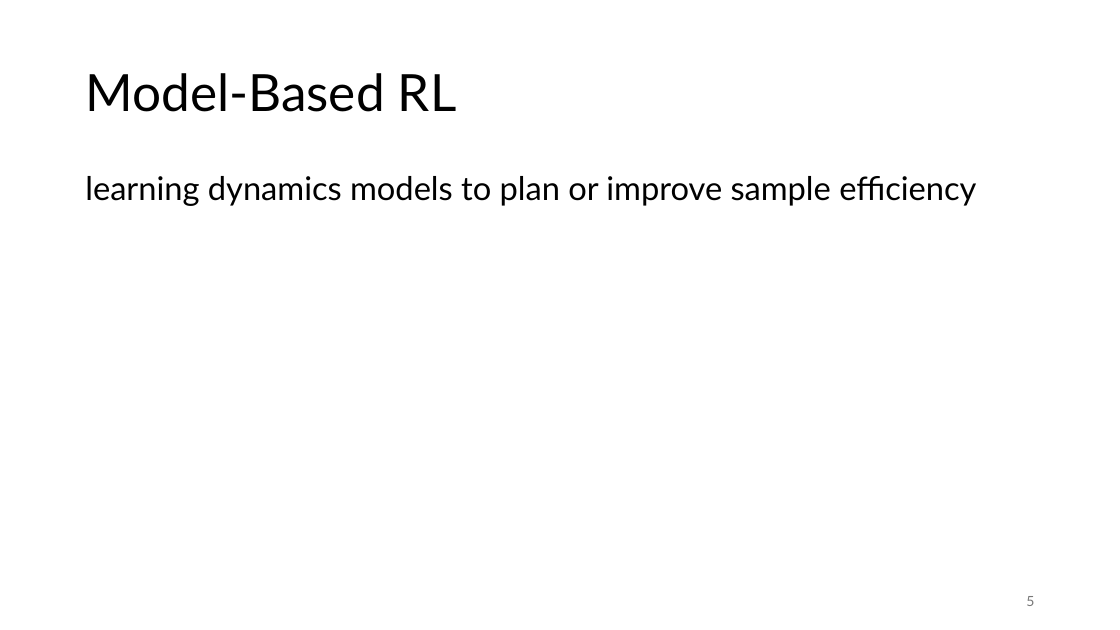
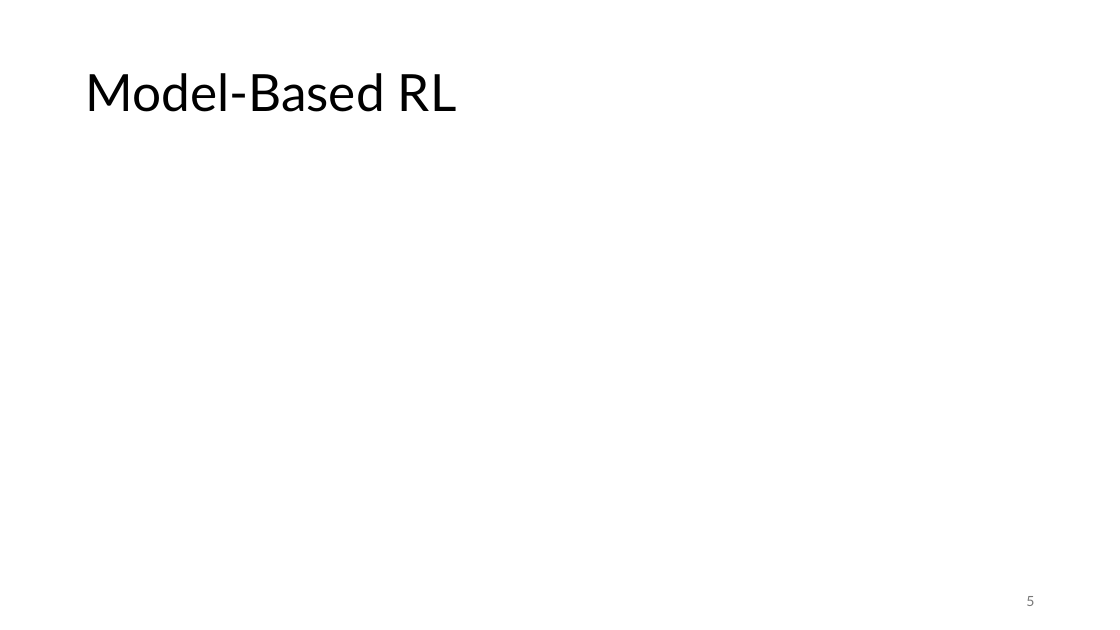
Before and after one commit to FelixWick/reinforcement_learning, a slide deck: slide 5 of slides/5_advanced.pptx. Drawn at 1120x630 pixels with LibreOffice and Linux fonts; fonts in the diff are those of the drawing; grey boxes stand for pictures. Boxes give left, top, right and bottom in pixels: in the first picture for what was removed or moved away, otherwise in the second. Text is boxed around its words. In the diff, an @@ line names an element or a change of style, - is before the commit and + after.

```diff
--- a/slides/5_advanced.pptx
+++ b/slides/5_advanced.pptx
@@ text removed at bbox=[85, 176, 976, 206] @@
-learning dynamics models to plan or improve sample efficiency
```
Also in this commit, not shown: 11 other slides changed, 1 slide removed, 1 other file.
